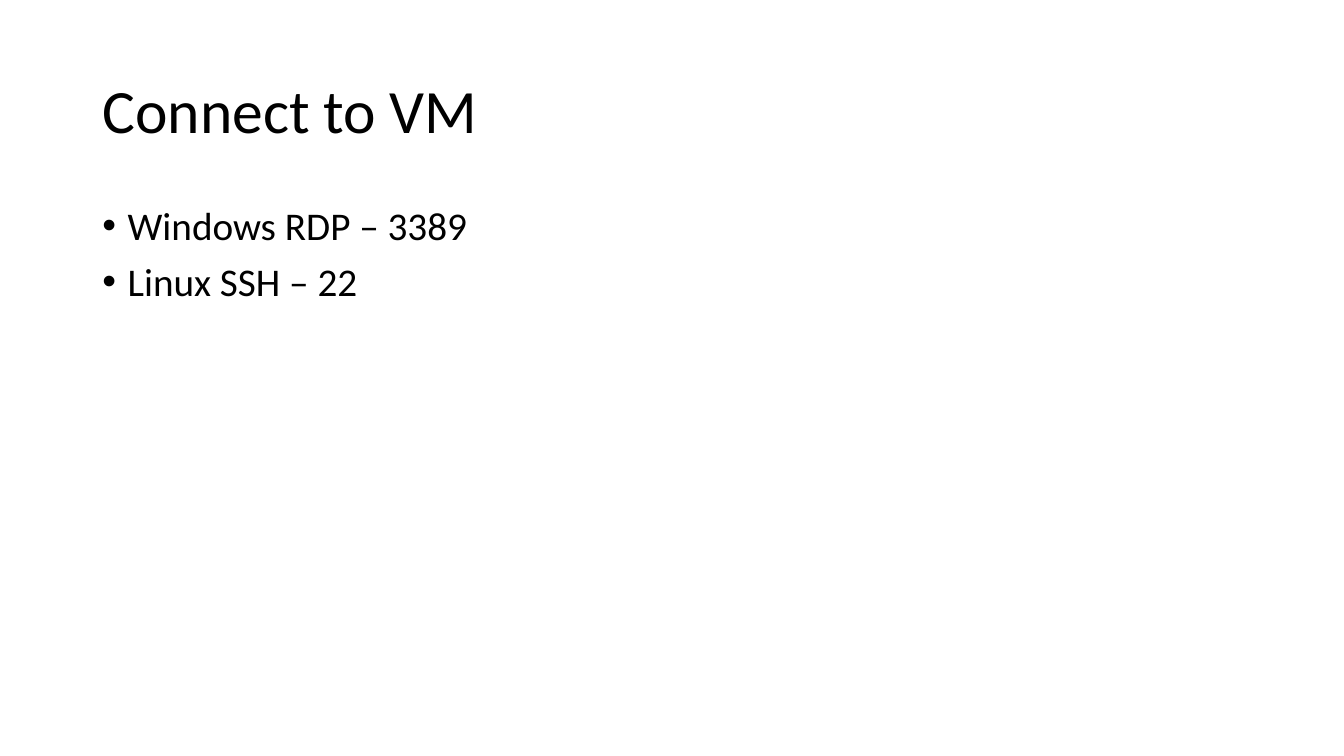
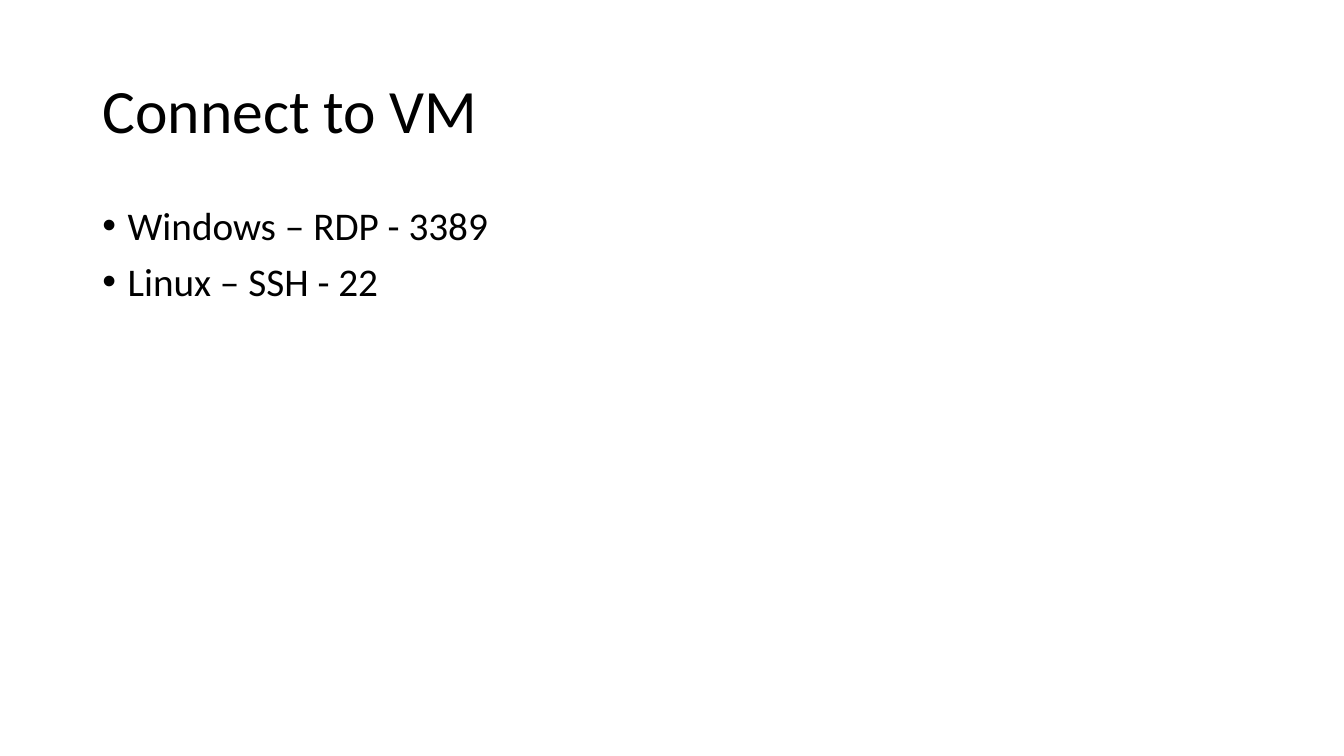
Before and after one commit to ayushrathi15/9July-AZ104, a slide deck: slide 11 of Azure Virtual Machines.pptx. Drawn at 1344x756 pixels with LibreOffice and Linux fonts; fonts in the diff are those of the drawing. Boxes give left, top, right and bottom in pixels: in the first picture for what was removed or moved away, otherwise in the second. Text is boxed around its words. In the diff, an @@ line names an element or a change of style, - is before the commit and + after.

```diff
--- a/Azure Virtual Machines.pptx
+++ b/Azure Virtual Machines.pptx
@@ text at [128,212,488,297]: text changed @@
-• Windows RDP – 3389
-• Linux SSH – 22
+• Windows – RDP - 3389
+• Linux – SSH - 22
```
Also in this commit, not shown: 13 other slides changed, 9 slides added, 1 slide removed.
